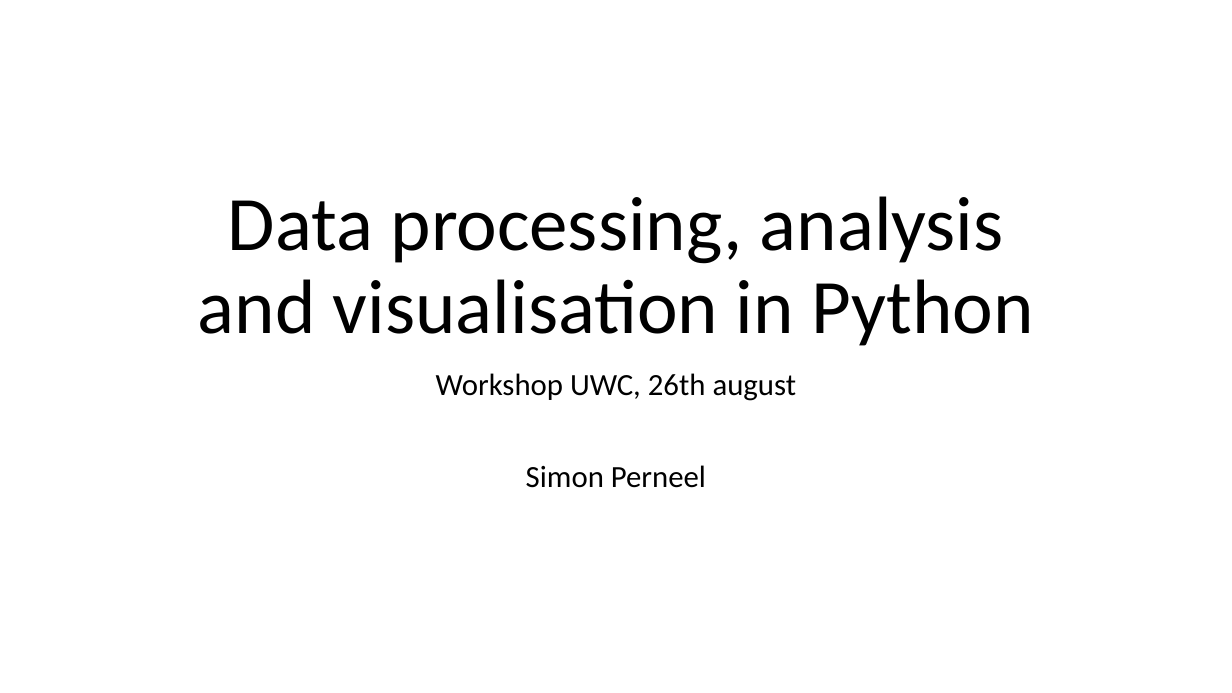
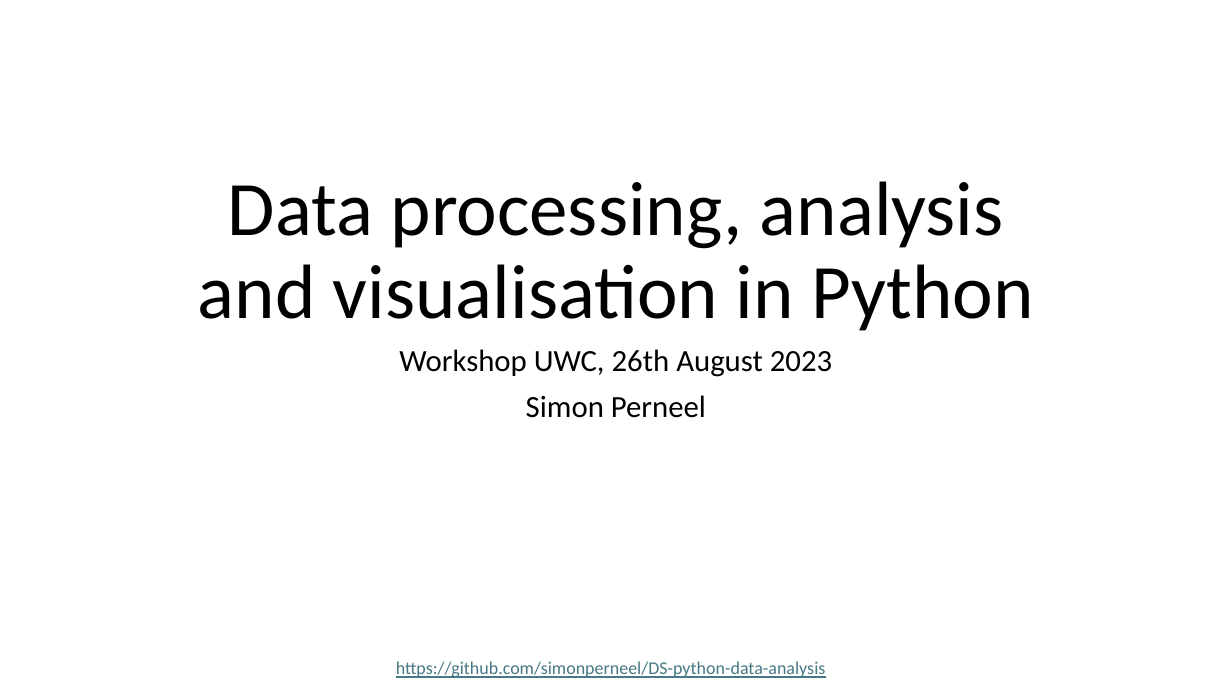
Before and after one commit to simonperneel/DS-python-data-analysis, a slide deck: slide 1 of docs/slides.pptx. Drawn at 1232x693 pixels with LibreOffice and Linux fonts; fonts in the diff are those of the drawing. Boxes give left, top, right and bottom in pixels: in the first picture for what was removed or moved away, otherwise in the second. Text is boxed around its words. In the diff, an @@ line names an element or a change of style, - is before the commit and + after.

```diff
--- a/docs/slides.pptx
+++ b/docs/slides.pptx
@@ title "Data processing, analysis and visualisation ..." moved from (x1=198, y1=196, x2=1033, y2=346) to (x1=198, y1=181, x2=1033, y2=331) @@
@@ subtitle "Workshop UWC, 26th August 2023" moved from (x1=436, y1=373, x2=797, y2=488) to (x1=399, y1=349, x2=832, y2=418) @@
@@ subtitle at (x1=399, y1=349, x2=832, y2=377): text changed @@
-Workshop UWC, 26th august
+Workshop UWC, 26th August 2023
@@ text added at (x1=396, y1=661, x2=826, y2=678), 14 pt, text #467886, underline @@
+https://github.com/simonperneel/DS-python-data-analysis
```
Also in this commit, not shown: 6 other slides changed, 23 other files.
